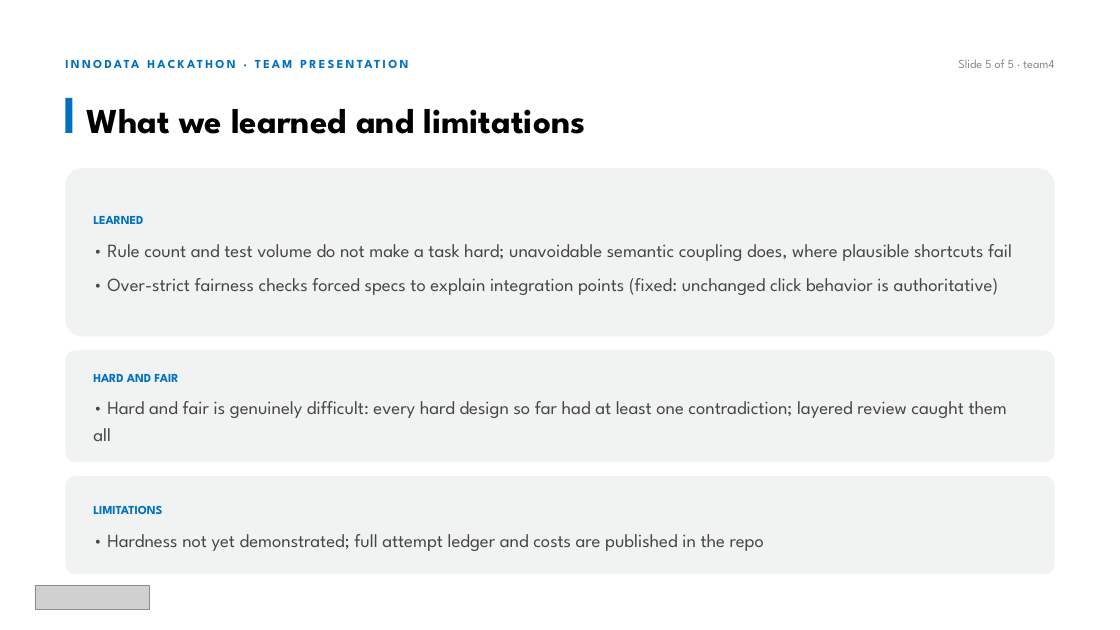
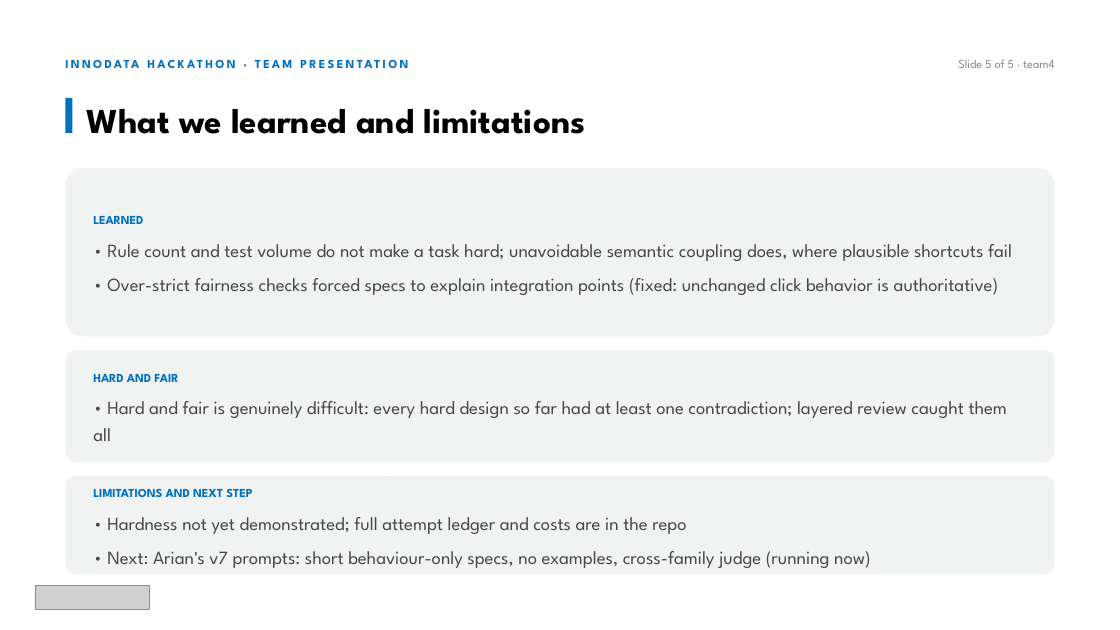
Before and after one commit to Daniellaguips/team4_track1, a slide deck: slide 5 of track1_submission/team4_Track1/team4_slides.pptx. Drawn at 1120x630 pixels with LibreOffice and Linux fonts; fonts in the diff are those of the drawing; grey boxes stand for pictures. Boxes give left, top, right and bottom in pixels: in the first picture for what was removed or moved away, otherwise in the second. Text is boxed around its words. In the diff, an @@ line names an element or a change of style, - is before the commit and + after.

Commit message:
Slides updated (team names, 21/21 result + Arian's evidence, v7 next step); rebuild zip (0 errors)

```diff
--- a/track1_submission/team4_Track1/team4_slides.pptx
+++ b/track1_submission/team4_Track1/team4_slides.pptx
@@ text at (93, 488, 871, 568): text changed @@
-LIMITATIONS
-• Hardness not yet demonstrated; full attempt ledger and costs are published in the repo
+LIMITATIONS AND NEXT STEP
+• Hardness not yet demonstrated; full attempt ledger and costs are in the repo
+• Next: Arian's v7 prompts: short behaviour-only specs, no examples, cross-family judge (running now)
```
Also in this commit, not shown: 2 other slides changed, 2 other files.
